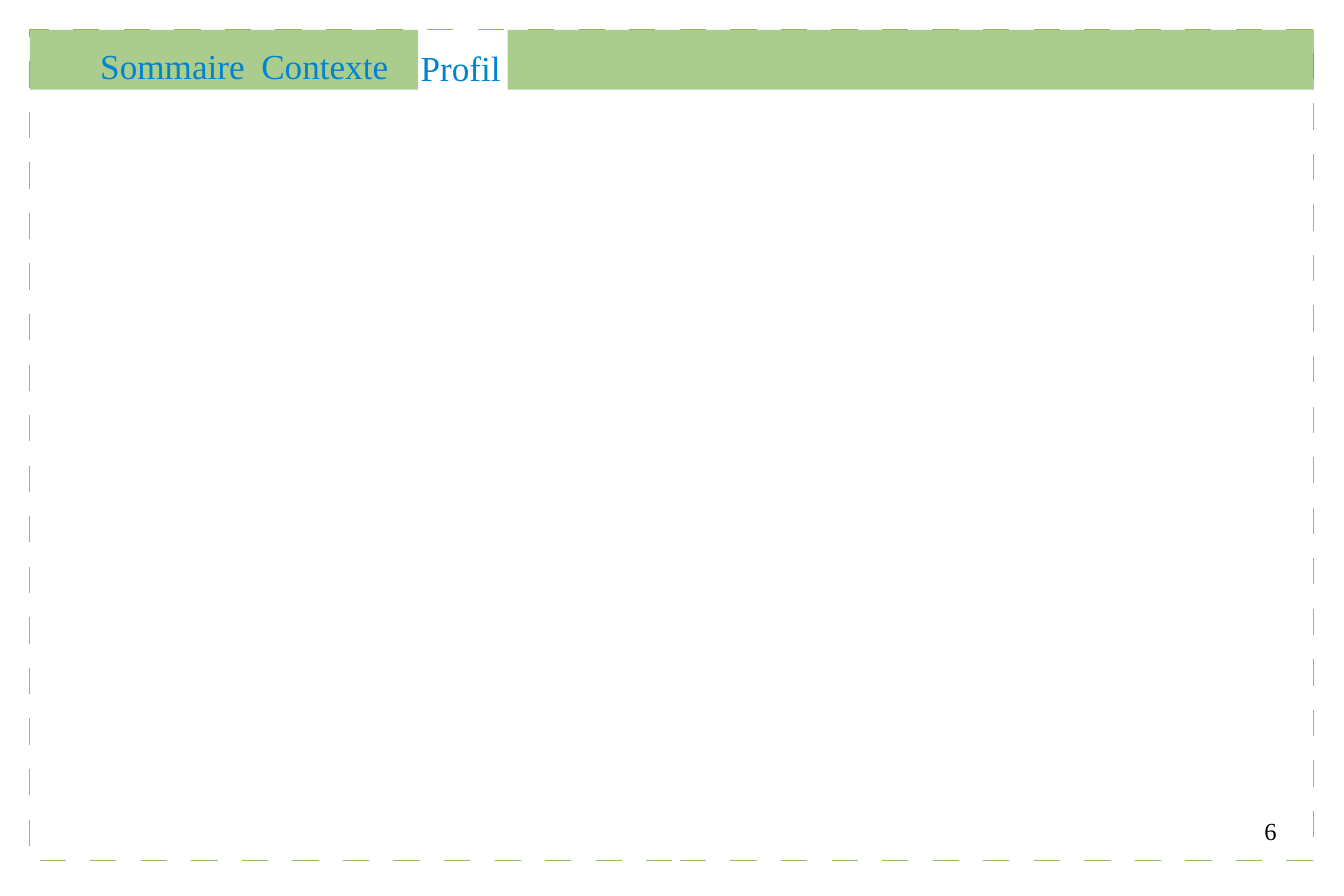
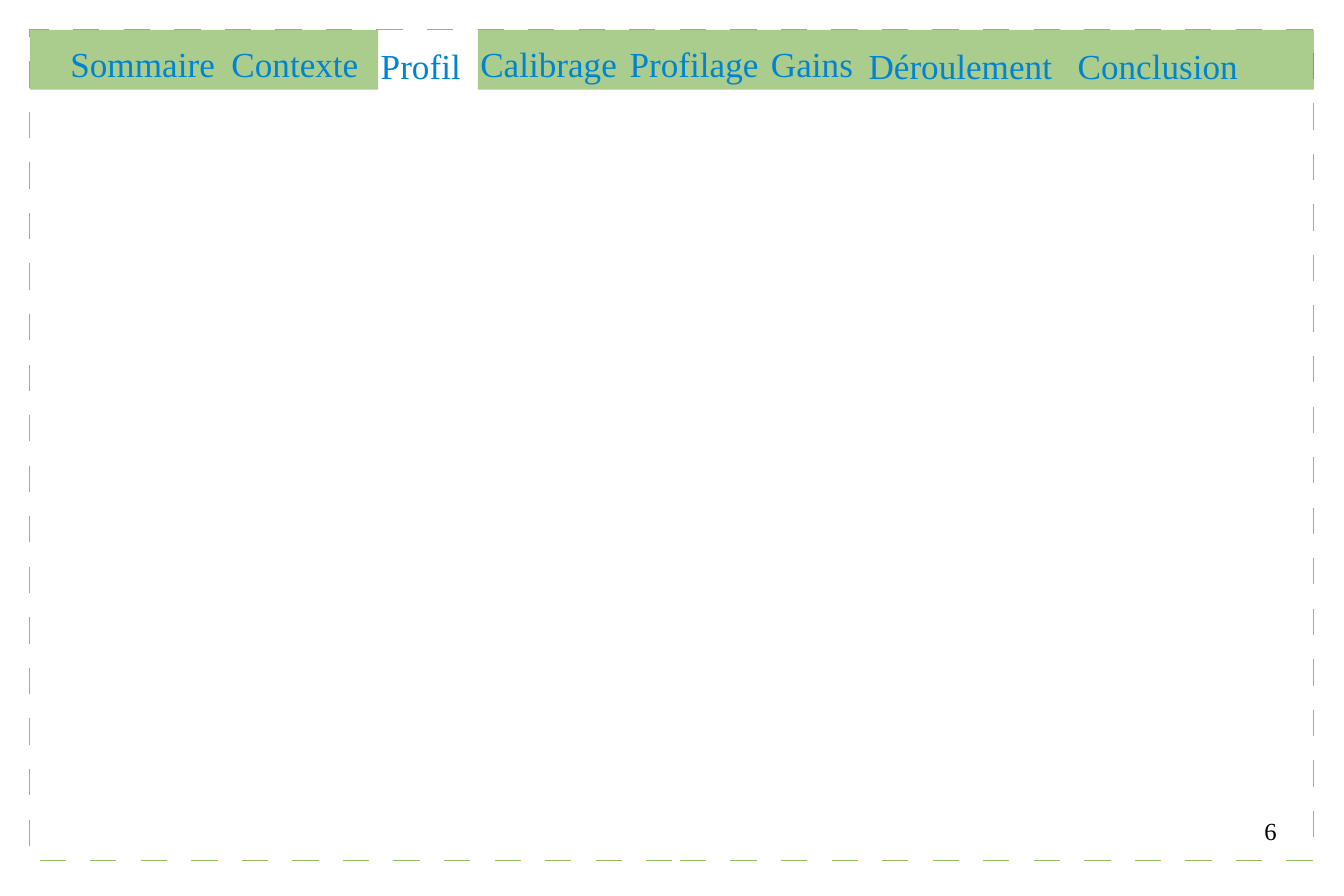
Before and after one commit to Gouga34/TERM1_Poker, a slide deck: slide 6 of Soutenance/presentation.odp. Drawn at 1344x896 pixels with LibreOffice and Linux fonts; fonts in the diff are those of the drawing. Boxes give left, top, right and bottom in pixels: in the first picture for what was removed or moved away, otherwise in the second. Text is boxed around its words. In the diff, an @@ line names an element or a change of style, - is before the commit and + after.

```diff
--- a/Soutenance/presentation.odp
+++ b/Soutenance/presentation.odp
@@ rectangle: place and size @@
-rectangle at (30,30,418,90)
+rectangle at (30,30,379,90)
@@ text "Sommaire": place and size @@
-text "Sommaire" at (100,55,244,80)
+text "Sommaire" at (70,53,214,78)
@@ text "Contexte": place and size @@
-text "Contexte" at (261,55,388,80)
+text "Contexte" at (231,53,358,78)
@@ text "Profil": place and size @@
-text "Profil" at (421,56,501,82)
+text "Profil" at (381,54,461,80)
@@ rectangle: place and size @@
-rectangle at (508,30,1315,90)
+rectangle at (478,30,1314,90)
@@ text added at (480,52,617,84), 20 pt, text #0084D1 @@
+Calibrage
@@ text added at (630,52,759,84), 20 pt, text #0084D1 @@
+Profilage
@@ text added at (771,53,853,78), 20 pt, text #0084D1 @@
+Gains
@@ text added at (869,54,1053,80), 20 pt, text #0084D1 @@
+Déroulement
@@ text added at (1078,54,1238,80), 20 pt, text #0084D1 @@
+Conclusion
```
Also in this commit, not shown: 9 other slides changed.
